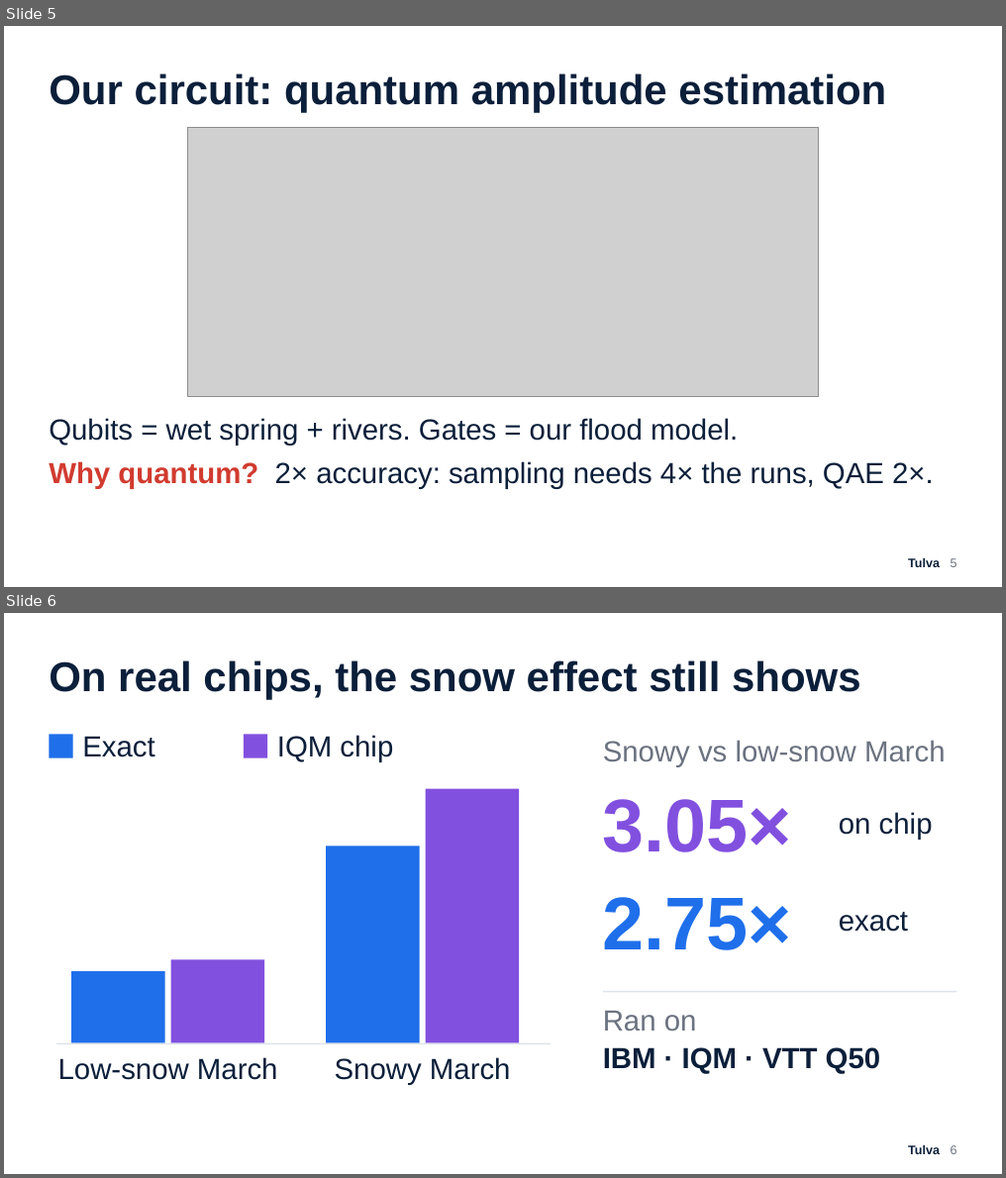
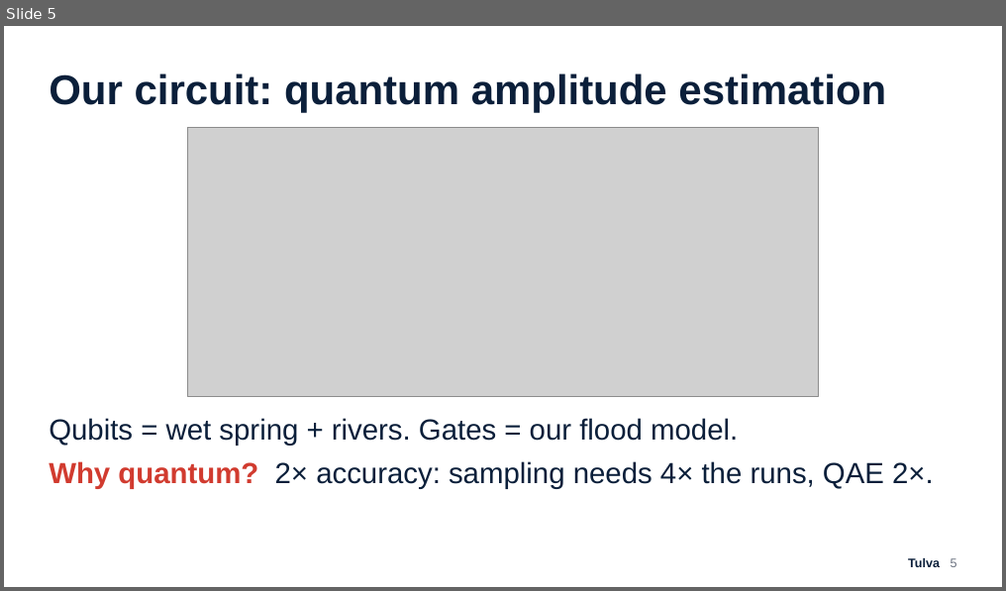
Before and after one commit to Zawaer/tulva, a slide deck: deck/Tulva_QxF2026.pptx. Shown one above the other, each under a label of ours: slides 5 and 6 before the commit, slide 5 after it. The pictures are 1006x1178 and 1006x591 pixels, drawn with LibreOffice and Linux fonts; fonts in the diff are those of the drawing; grey boxes stand for pictures. Boxes give left, top, right and bottom in pixels: in the first picture for what was removed or moved away, otherwise in the second. Text is boxed around its words. In the diff, an @@ line names an element or a change of style, - is before the commit and + after.

```diff
--- a/deck/Tulva_QxF2026.pptx
+++ b/deck/Tulva_QxF2026.pptx
@@ slide 6 removed at <box>4,613,1002,1174</box>, background #FFFFFF @@
@@ text removed at <box>49,661,861,700</box> @@
-On real chips, the snow effect still shows
@@ rectangle removed at <box>49,735,73,759</box> @@
@@ text removed at <box>82,736,154,758</box> @@
-Exact
@@ rectangle removed at <box>244,735,267,759</box> @@
@@ text removed at <box>277,735,393,762</box> @@
-IQM chip
@@ text removed at <box>603,740,945,767</box> @@
-Snowy vs low-snow March
@@ rectangle removed at <box>426,789,519,1044</box> @@
@@ text removed at <box>603,799,792,853</box> @@
-3.05×
@@ text removed at <box>839,812,933,840</box> @@
-on chip
@@ rectangle removed at <box>326,847,420,1044</box> @@
@@ text removed at <box>603,897,792,951</box> @@
-2.75×
@@ text removed at <box>839,912,908,932</box> @@
-exact
@@ rectangle removed at <box>171,960,264,1044</box> @@
@@ rectangle removed at <box>71,971,165,1044</box> @@
@@ rectangle removed at <box>603,991,957,992</box> @@
@@ text removed at <box>603,1011,697,1031</box> @@
-Ran on
@@ rectangle removed at <box>56,1044,550,1045</box> @@
@@ text removed at <box>58,1058,278,1080</box> @@
-Low-snow March
@@ text removed at <box>335,1058,511,1085</box> @@
-Snowy March
@@ text removed at <box>603,1048,880,1074</box> @@
-IBM · IQM · VTT Q50
@@ text removed at <box>908,1146,957,1155</box> @@
-Tulva 6
```
Also in this commit, not shown: 6 slides changed, 54 other files.
